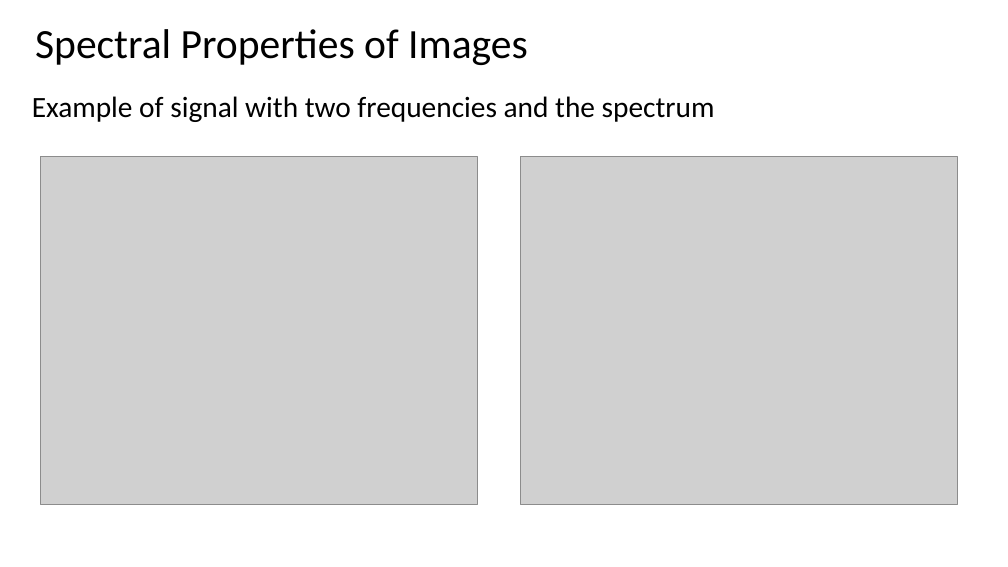
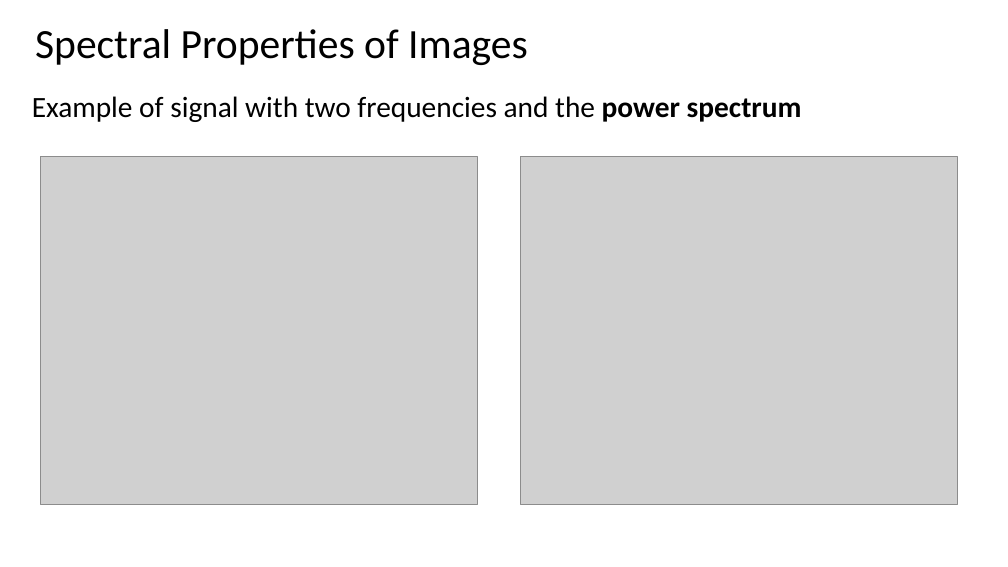
Before and after one commit to StephenElston/CSCI-E25, a slide deck: slide 34 of Slides/2_ConvolutionFilterig.pptx (slide 38 before the commit). Drawn at 1008x567 pixels with LibreOffice and Linux fonts; fonts in the diff are those of the drawing; grey boxes stand for pictures. Boxes give left, top, right and bottom in pixels: in the first picture for what was removed or moved away, otherwise in the second. Text is boxed around its words. In the diff, an @@ line names an element or a change of style, - is before the commit and + after.

```diff
--- a/Slides/2_ConvolutionFilterig.pptx
+++ b/Slides/2_ConvolutionFilterig.pptx
@@ text at (32,96,802,122): text changed @@
-Example of signal with two frequencies and the spectrum
+Example of signal with two frequencies and the power spectrum
```
Also in this commit, not shown: 6 other slides changed, 1 slide added, 3 slides removed.
